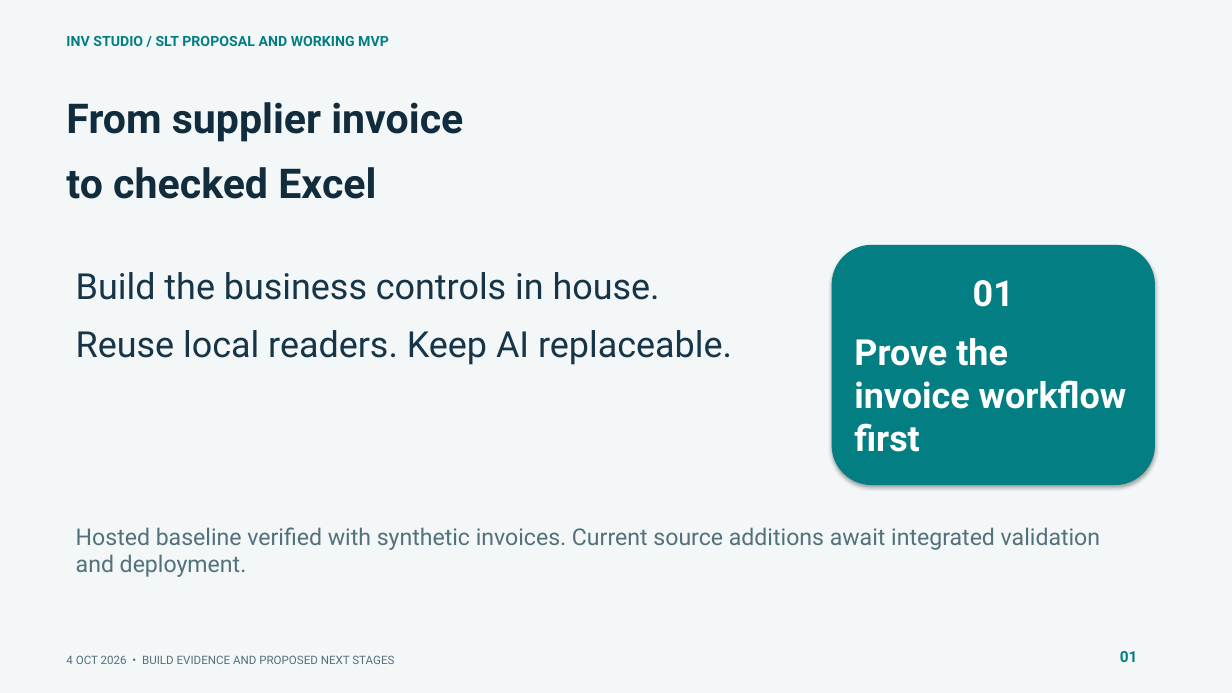
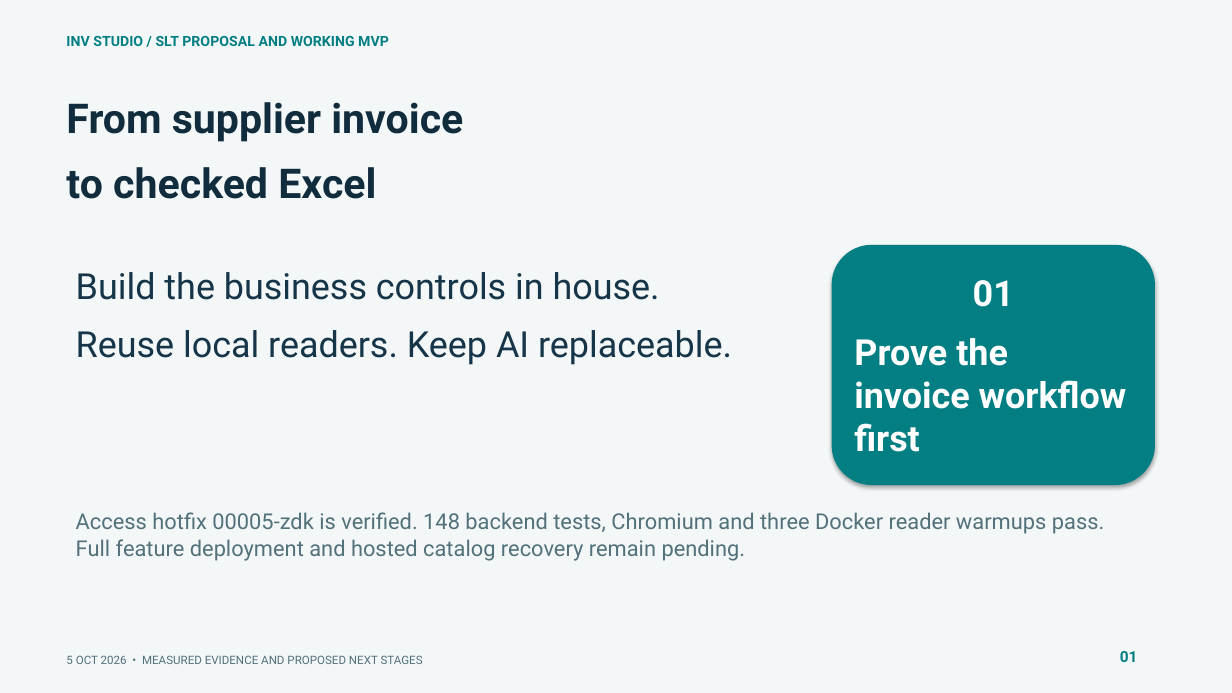
Before and after one commit to muttonkodibiriyani/Inv_studio, a slide deck: slide 1 of docs/delivery/Invoice_Studio_SLT.pptx. Drawn at 1232x693 pixels with LibreOffice and Linux fonts; fonts in the diff are those of the drawing. Boxes give left, top, right and bottom in pixels: in the first picture for what was removed or moved away, otherwise in the second. Text is boxed around its words. In the diff, an @@ line names an element or a change of style, - is before the commit and + after.

```diff
--- a/docs/delivery/Invoice_Studio_SLT.pptx
+++ b/docs/delivery/Invoice_Studio_SLT.pptx
@@ text at (x1=76, y1=512, x2=1104, y2=561): text changed; size 18 to 17 pt @@
-Hosted baseline verified with synthetic invoices. Current source additions await integrated validation and deployment.
+Access hotfix 00005-zdk is verified. 148 backend tests, Chromium and three Docker reader warmups pass. Full feature deployment and hosted catalog recovery remain pending.
@@ text at (x1=66, y1=655, x2=423, y2=664): text changed @@
-4 OCT 2026 • BUILD EVIDENCE AND PROPOSED NEXT STAGES
+5 OCT 2026 • MEASURED EVIDENCE AND PROPOSED NEXT STAGES
```
Also in this commit, not shown: 13 other slides changed, 3 slides added, 42 other files.
